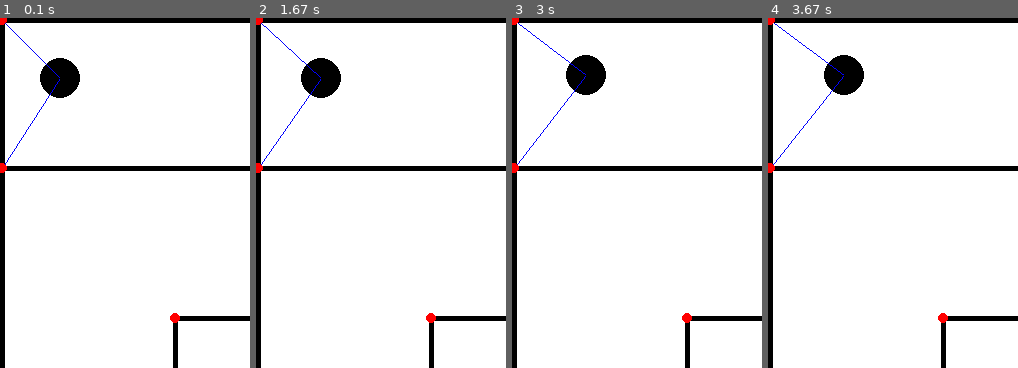
Above: before the commit, frames 1-4 (left to right).
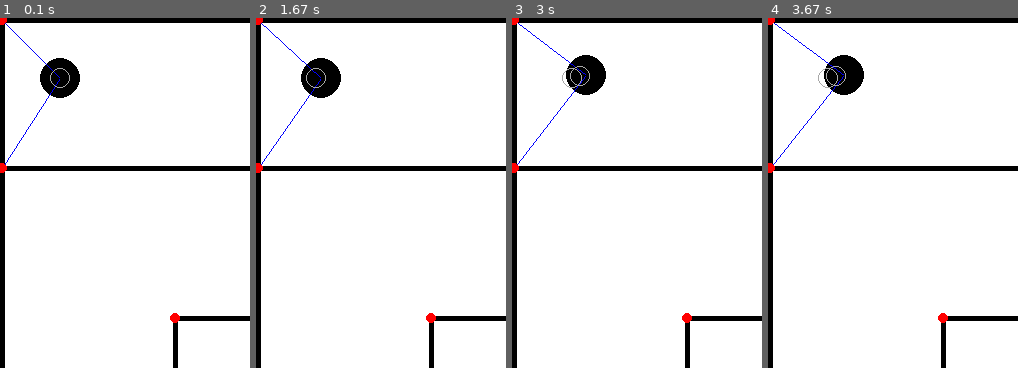
Above: after the commit, the same moments.

Repository: lukassanting/ARS_PSO_Assignment
Game: pygame game, started from Assignment_5/main.py
Same seed, same stepped clock (60 frames per second), same inputs: the game is played once before the commit and once after it.
Inputs:
- Up to frame 1 (0.1 s): no input
- Up to frame 2 (1.67 s): tap X at 0.33 s; hold W 1.17-1.63 s
- Up to frame 3 (3 s): hold D 1.67-2.13 s; hold A 2.17-2.7 s; hold S from 2.73 s (still down)
- Up to frame 4 (3.67 s): release S at 3.03 s; hold W from 3.5 s (still down)
The pictures show only the part of the screen within x 0-50%, y 0-50%; the shares and areas given below are measured in that part.

The runs differ from the first frame. In frame 1, less than 0.1% of the frame differs, in the area x 20-28%, y 14-20%; in frame 2, less than 0.1%; in frame 3, 0.1%, in the area x 20-32%, y 13-20%; in frame 4, 0.1%.

Commit message:
centered ellipse at robot position

Diff:
--- a/Assignment_5/main.py
+++ b/Assignment_5/main.py
@@ -93,8 +93,10 @@
         bot.draw_dashed_lines(points=bot._belief_positions, dash_length=4)
 
         # display elipse for covariance/uncertainty once every seconds
-        if i%(3*FPS) == 0:
-            bot.draw_elipse()
+        if i%(2*FPS) == 0:
+            bot.generate_ellipse()
+
+        bot.draw_ellipses()
 
         for wall in walls:
             pygame.draw.line(display, black, wall[0], wall[1], wall_thickness)
--- a/Assignment_5/pygame_classes.py
+++ b/Assignment_5/pygame_classes.py
@@ -38,6 +38,7 @@
         self._belief_angle = [position[2]]
         self._belief_covariance_matrix = [initial_covariance_matrix]
         self._change_in_theta = 0
+        self._ellipses = []
 
     # ---------------------------------------------------------------------------------
     # --------------------------- DRAWING FUNCTIONS -----------------------------------
@@ -206,12 +207,14 @@
         self._belief_angle.append(pos.flatten()[2])
         self._belief_covariance_matrix.append(cov_matrix)
 
-    def draw_elipse(self):
-        ellipse_boundaries = (
-                        self._belief_positions[-1][0], #left
-                        self._belief_positions[-1][1], #top
-                        1000*np.diagonal(self._belief_covariance_matrix[-1])[0], #width, sclaed by 100 to make it better visible
-                        1000*np.diagonal(self._belief_covariance_matrix[-1])[1] #height, sclaed by 100 to make it better visible
-                        )
-
-        pygame.draw.ellipse(surface=self._display, color=(169,169,169), rect=ellipse_boundaries, width = 1)
+    def generate_ellipse(self):
+        width = 1000*np.diagonal(self._belief_covariance_matrix[-1])[0] # scaled by 1000 to make it better visible
+        height = 1000*np.diagonal(self._belief_covariance_matrix[-1])[1] # scaled by 1000 to make it better visible
+        left = self._belief_positions[-1][0]-width/2 # subtracting width/2 to center the ellipse at the center of the robot
+        top = self._belief_positions[-1][1]-height/2 # subtracting height/2 to center the ellipse at the center of the robot
+        ellipse_boundaries = (left, top, width, height)
+        self._ellipses.append(pygame.Rect(ellipse_boundaries))
+
+    def draw_ellipses(self):
+        for ellipse in self._ellipses:
+            pygame.draw.ellipse(surface=self._display, color=(169,169,169), rect=ellipse, width = 1)
